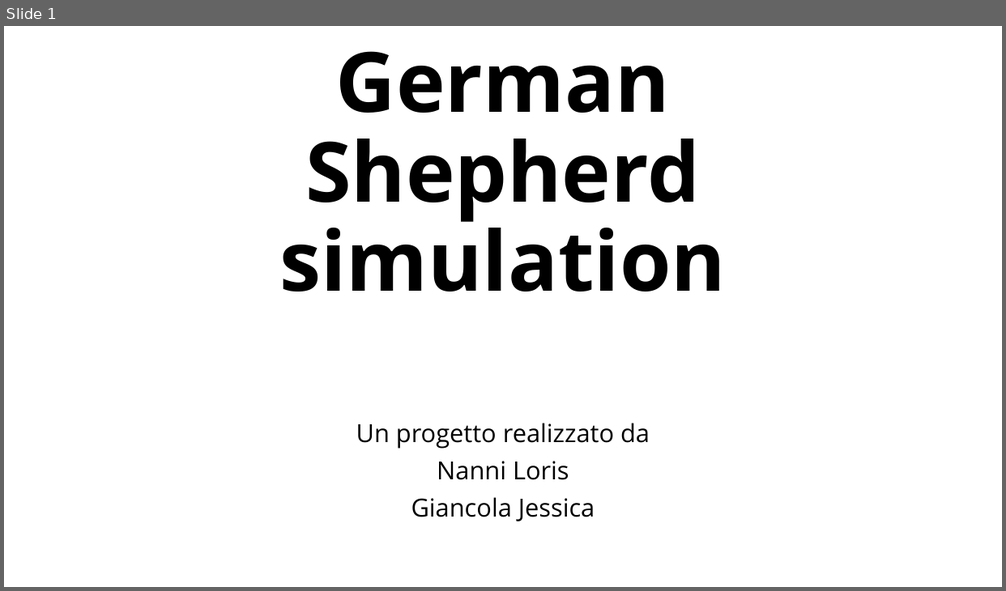
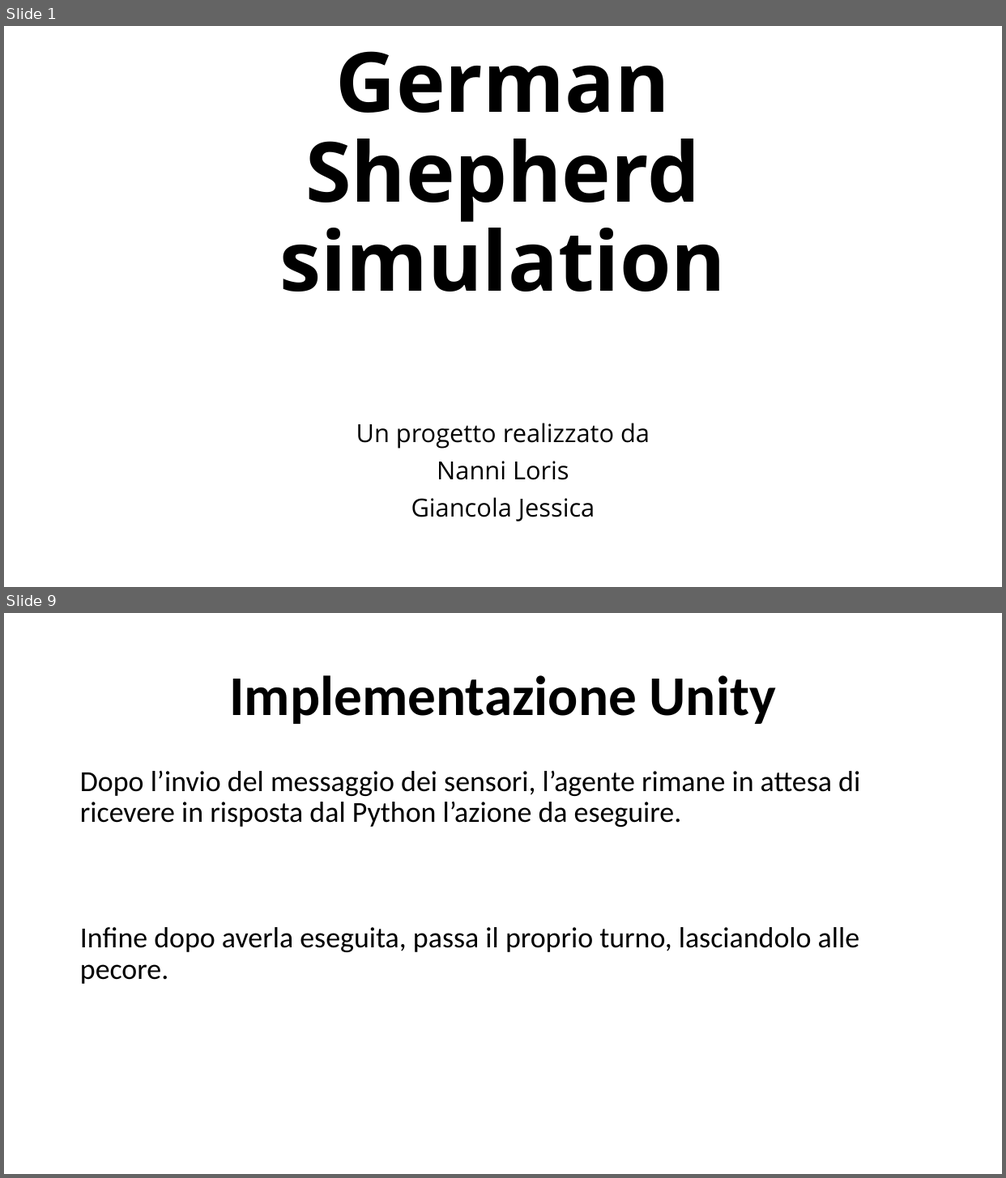
Before and after one commit to LorisNanni91/ProgettoRobotica, a slide deck: Presentazione progetto.pptx. Shown one above the other, each under a label of ours: slide 1 before the commit, slides 1 and 9 after it; the slides between them are not shown. The pictures are 1006x591 and 1006x1178 pixels, drawn with LibreOffice and Linux fonts; fonts in the diff are those of the drawing. Boxes give left, top, right and bottom in pixels: in the first picture for what was removed or moved away, otherwise in the second. Text is boxed around its words. In the diff, an @@ line names an element or a change of style, - is before the commit and + after.

```diff
--- a/Presentazione progetto.pptx
+++ b/Presentazione progetto.pptx
@@ slide 9 added at bbox=[4, 613, 1002, 1174], background #FFFFFF @@
@@ title added at bbox=[229, 675, 776, 724], 54 pt, text #000000, bold @@
+Implementazione Unity
@@ text added at bbox=[80, 771, 860, 984], 28 pt, text #000000 @@
+Dopo l’invio del messaggio dei sensori, l’agente rimane in attesa di ricevere in risposta dal Python l’azione da eseguire.
+Infine dopo averla eseguita, passa il proprio turno, lasciandolo alle pecore.
```
Also in this commit, not shown: 1 slide changed, 11 other slides added, 1 slide removed, 54 other files.
